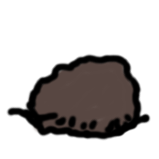
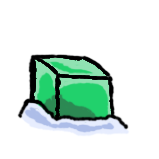
The second 159×159 image is a revision of the first. Changes to its layers:
hid "Layer #6" over 6, 53, 151, 141
hid "Layer #7" over 27, 55, 141, 139
added layer "snow" above "snow #1" over 17, 97, 129, 130
added layer "snow #1" above "green" over 20, 101, 130, 137
added layer "green" above "Floated Layer #2" over 28, 53, 116, 132
added layer "Floated Layer #2" above "Floated Layer" over 34, 58, 112, 125
